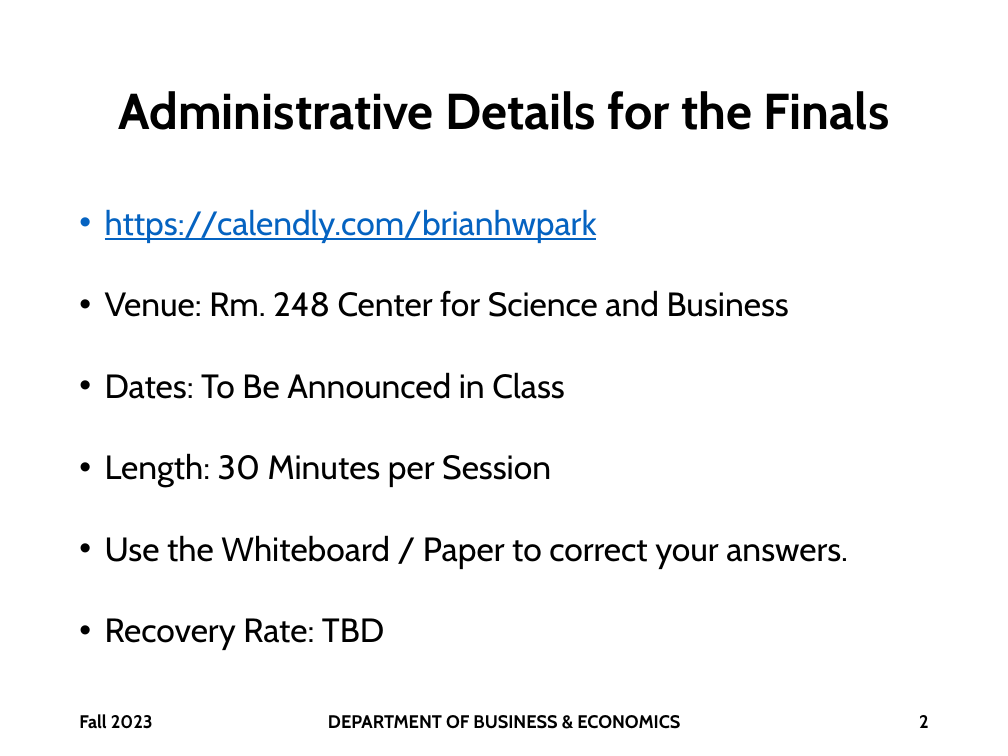
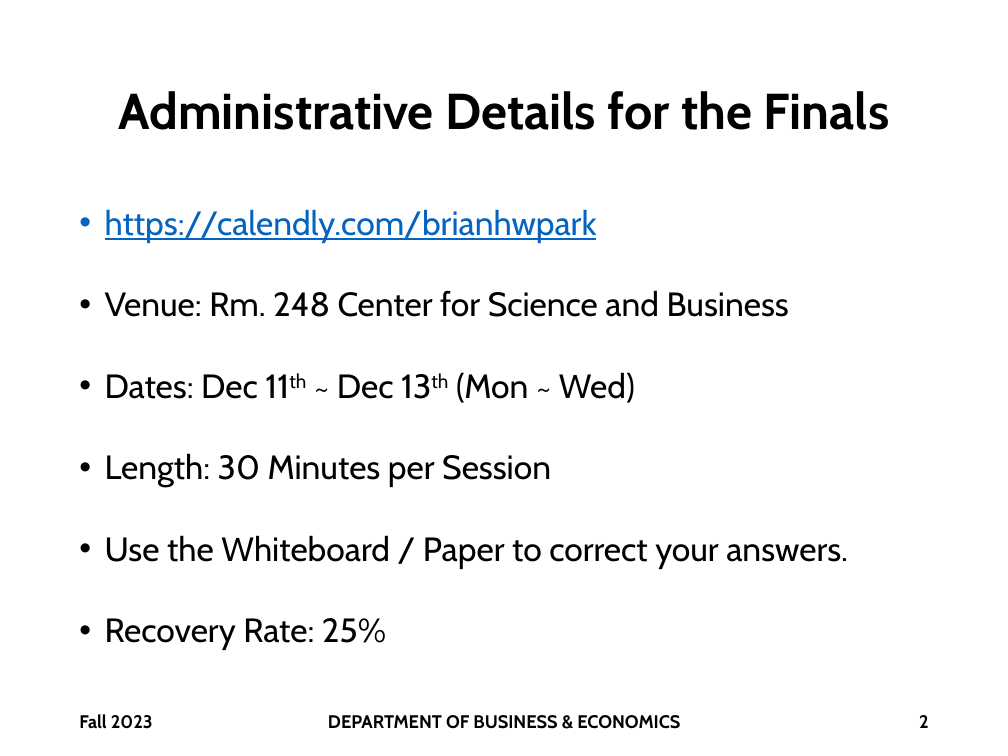
Before and after one commit to brianhwpark/brianhwpark.github.io, a slide deck: slide 2 of files/teaching-resources/monmouthcollege-econ-300/econ-300-f2023-final/ECON300-F2023-PracticeFinal-RECAP.pptx. Drawn at 1008x756 pixels with LibreOffice and Linux fonts; fonts in the diff are those of the drawing; background and template pictures are left out. Boxes give left, top, right and bottom in pixels: in the first picture for what was removed or moved away, otherwise in the second. Text is boxed around its words. In the diff, an @@ line names an element or a change of style, - is before the commit and + after.

Commit message:
Update: 20231206
1. Updated the Practice Final Recap slides for ECON 300

```diff
--- a/files/teaching-resources/monmouthcollege-econ-300/econ-300-f2023-final/ECON300-F2023-PracticeFinal-RECAP.pptx
+++ b/files/teaching-resources/monmouthcollege-econ-300/econ-300-f2023-final/ECON300-F2023-PracticeFinal-RECAP.pptx
@@ text at (105, 372, 635, 403): text changed @@
-• Dates: To Be Announced in Class
+• Dates: Dec 11th ~ Dec 13th (Mon ~ Wed)
@@ text at (105, 618, 386, 650): text changed @@
-• Recovery Rate: TBD
+• Recovery Rate: 25%
```
